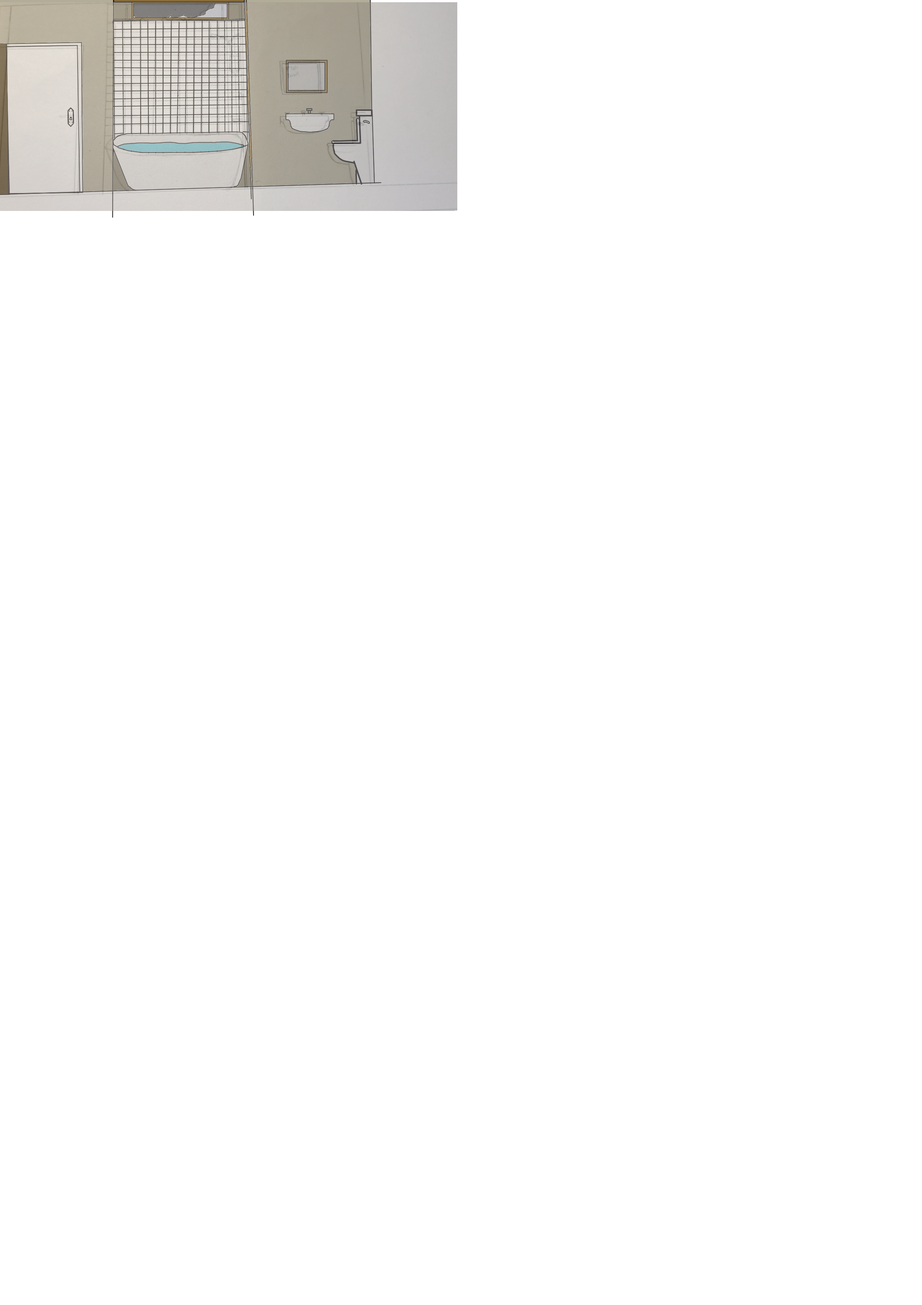
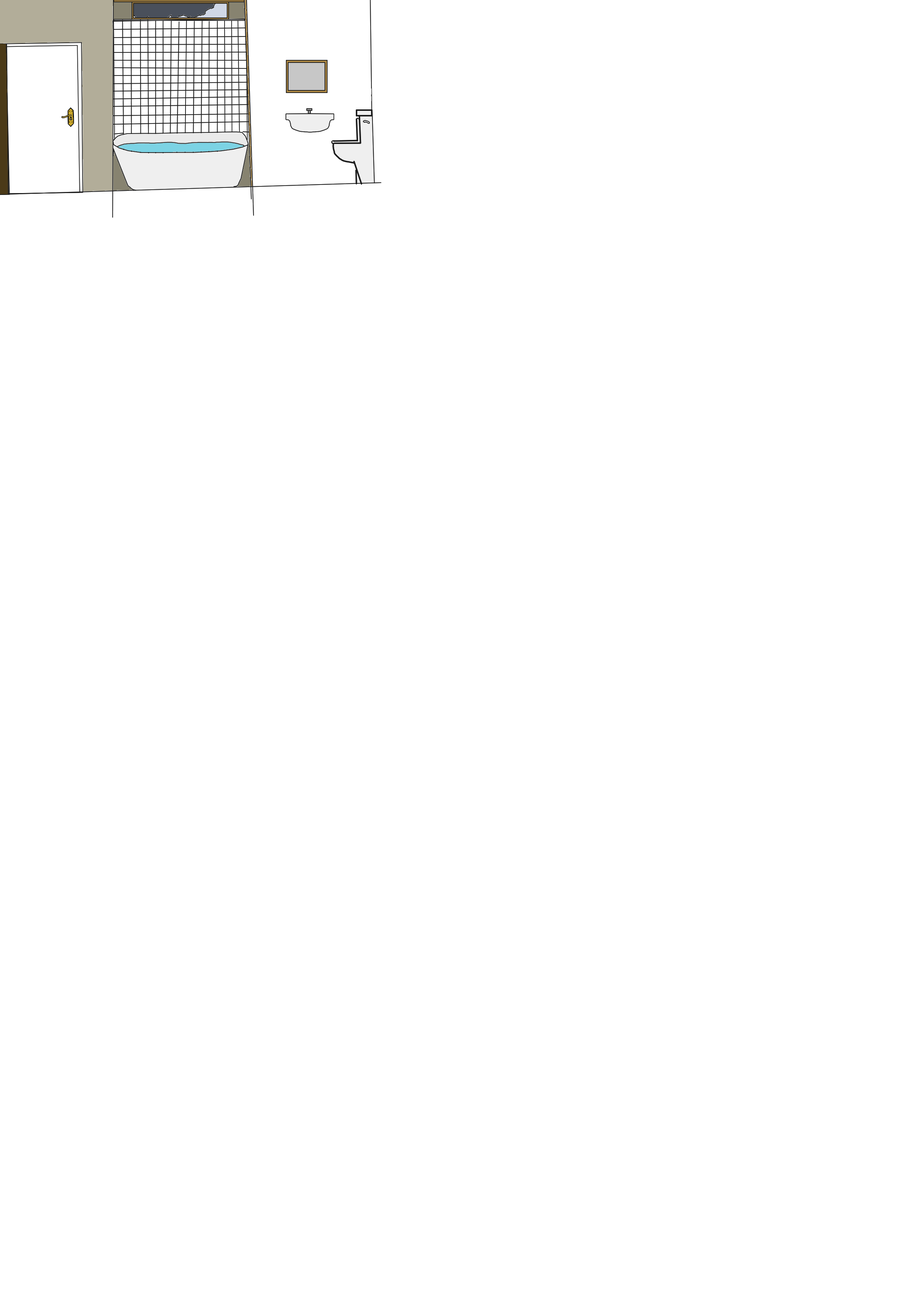
Layers edited between the first and the second 922 × 1305 image:
hid "20260328_195918.jpg" over (0, 0, 458, 217)
painted on "Paint Layer 3 Merged" over (0, 0, 458, 217)
removed layer "Paint Layer 3 Merged" (2nd of 2) over (0, 0, 405, 217)
